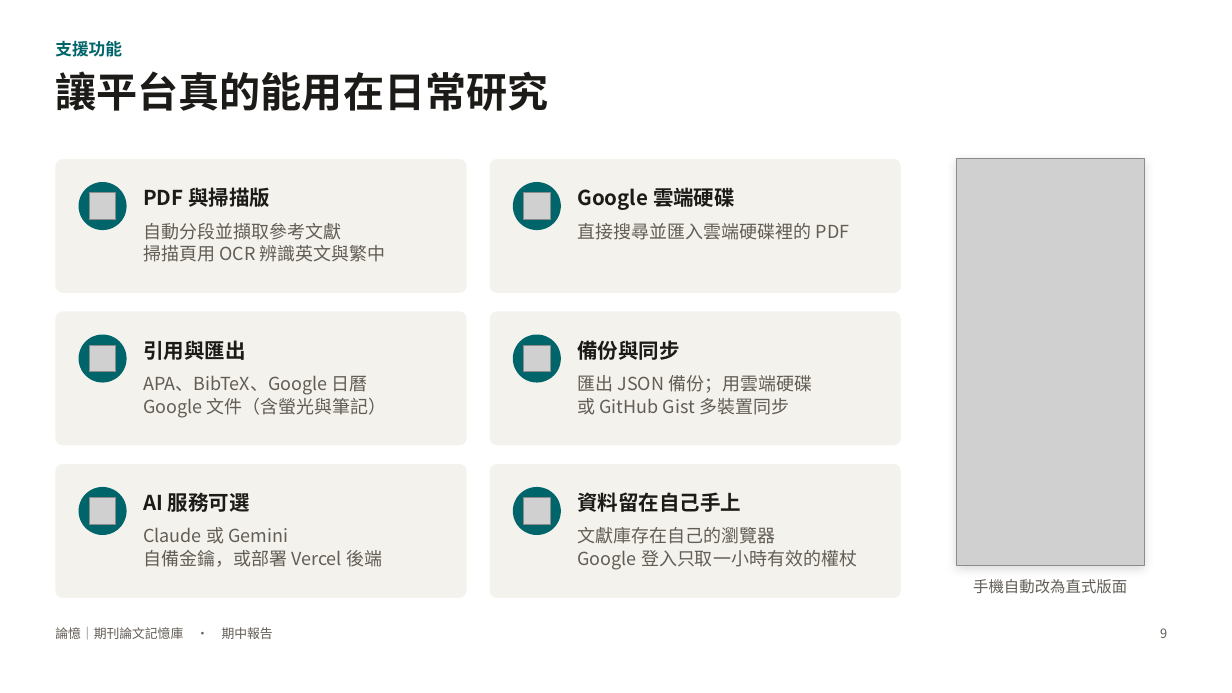
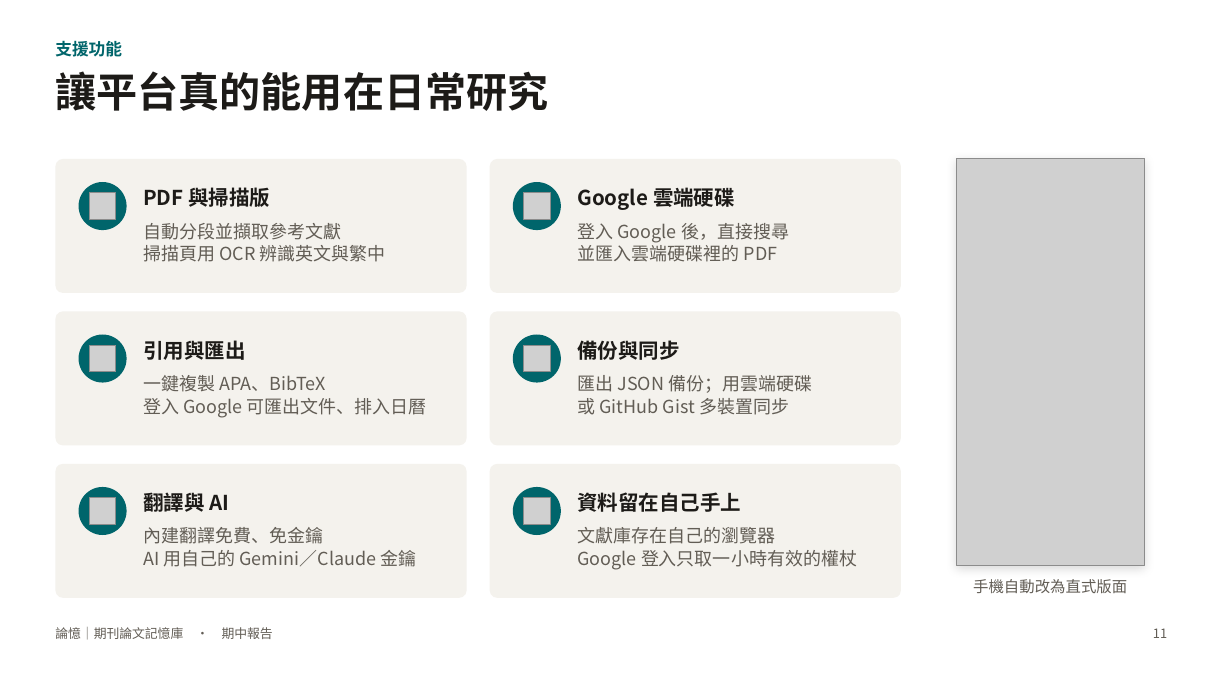
Before and after one commit to charleslin2003-prog/Journal-Article-Memory-Tool, a slide deck: slide 11 of docs/期中報告_論憶.pptx (slide 9 before the commit). Drawn at 1232x693 pixels with LibreOffice and Linux fonts; fonts in the diff are those of the drawing; grey boxes stand for pictures. Boxes give left, top, right and bottom in pixels: in the first picture for what was removed or moved away, otherwise in the second. Text is boxed around its words. In the diff, an @@ line names an element or a change of style, - is before the commit and + after.

```diff
--- a/docs/期中報告_論憶.pptx
+++ b/docs/期中報告_論憶.pptx
@@ text at (x1=577, y1=223, x2=789, y2=262): text changed @@
-直接搜尋並匯入雲端硬碟裡的 PDF
+登入 Google 後，直接搜尋
+並匯入雲端硬碟裡的 PDF
@@ text at (x1=143, y1=375, x2=427, y2=418): text changed @@
-APA、BibTeX、Google 日曆
-Google 文件（含螢光與筆記）
+一鍵複製 APA、BibTeX
+登入 Google 可匯出文件、排入日曆
@@ text at (x1=143, y1=490, x2=229, y2=516): text changed @@
-AI 服務可選
+翻譯與 AI
@@ text at (x1=143, y1=527, x2=416, y2=567): text changed @@
-Claude 或 Gemini
-自備金鑰，或部署 Vercel 後端
+內建翻譯免費、免金鑰
+AI 用自己的 Gemini／Claude 金鑰
@@ page number at (x1=1153, y1=628, x2=1167, y2=638): text changed @@
-9
+11
```
Also in this commit, not shown: 10 other slides changed, 3 slides added, 14 other files.
